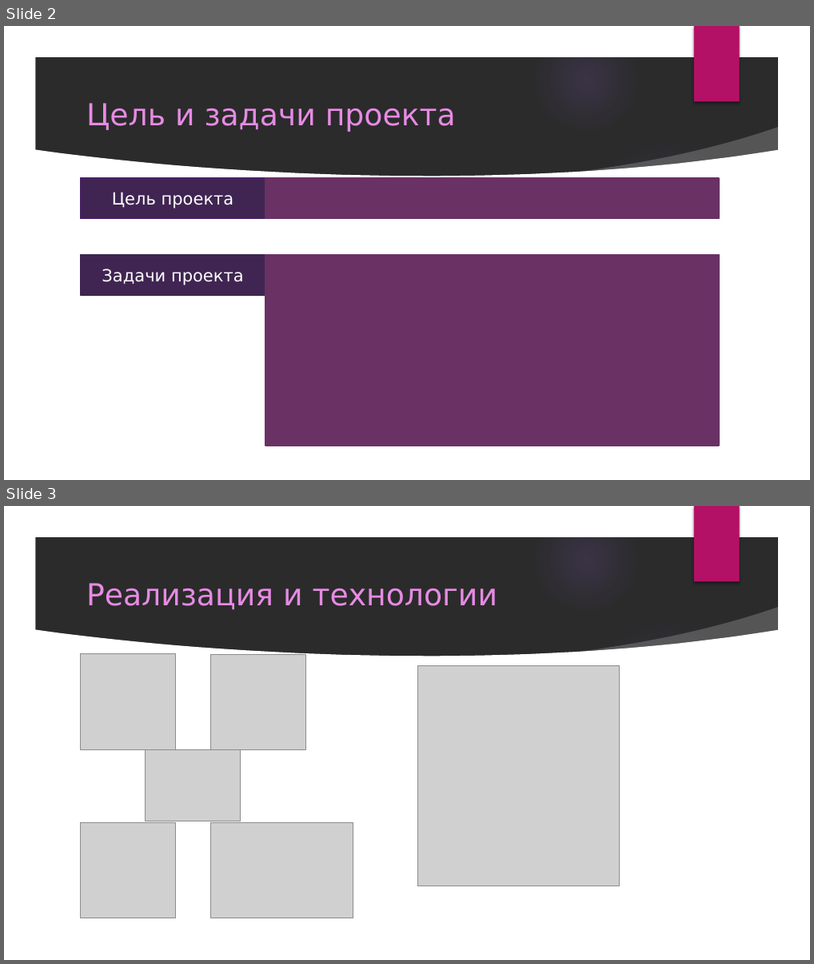
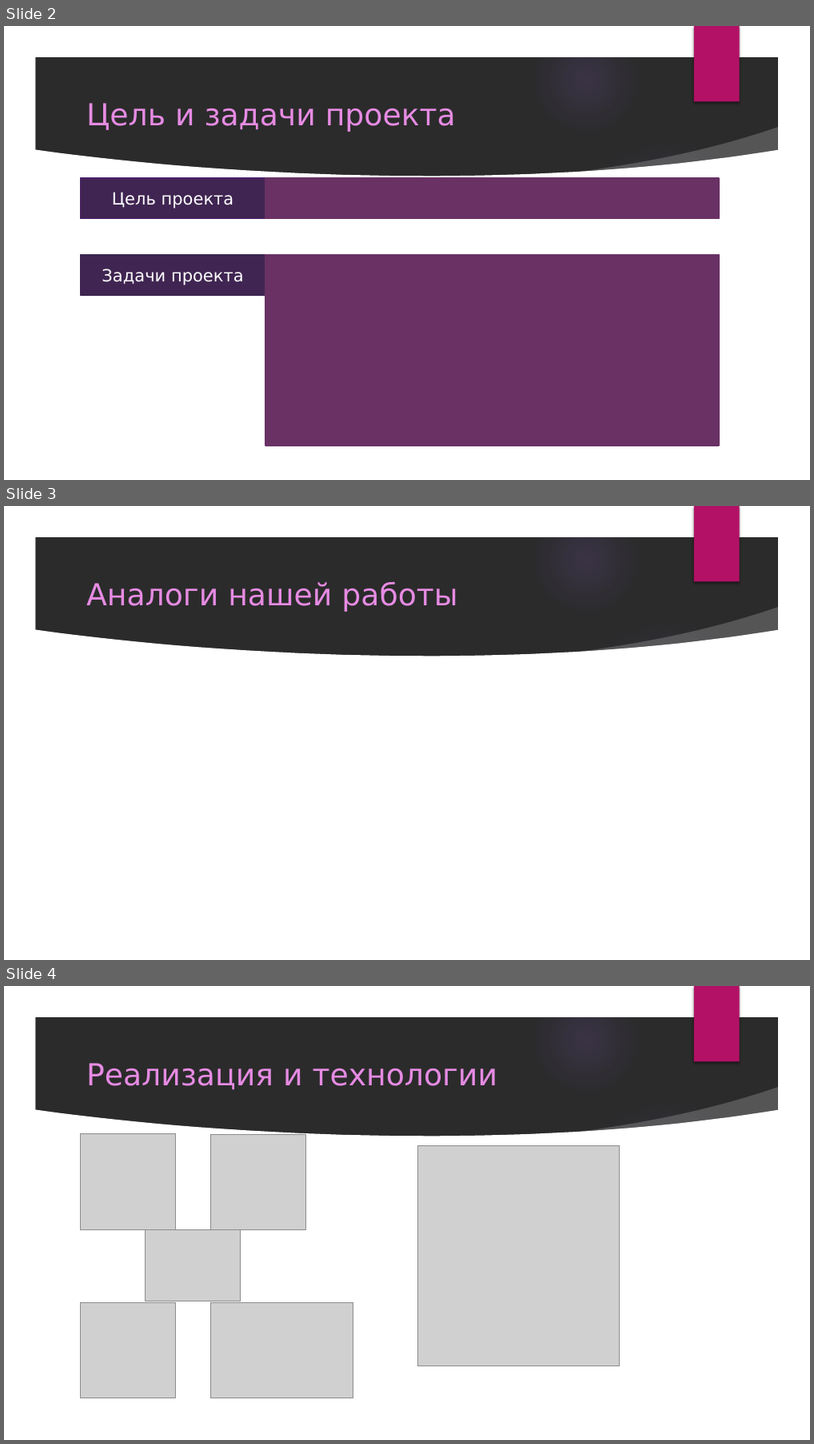
Before and after one commit to PenzaStreetGames/TriggerTrap, a slide deck: Проект по Samsung.pptx. Shown one above the other, each under a label of ours: slides 2 and 3 before the commit, slides 2, 3 and 4 after it. The pictures are 814x964 and 814x1444 pixels, drawn with LibreOffice and Linux fonts; fonts in the diff are those of the drawing; grey boxes stand for pictures; background and template pictures are left out; a plain dark background stands for a picture behind light text. Boxes give left, top, right and bottom in pixels: in the first picture for what was removed or moved away, otherwise in the second. Text is boxed around its words. In the diff, an @@ line names an element or a change of style, - is before the commit and + after.

```diff
--- a/Проект по Samsung.pptx
+++ b/Проект по Samsung.pptx
@@ slide 3 added at (x1=4, y1=506, x2=810, y2=960), background picture (left out); not listed: 9 template elements that a slide beside it also shows @@
@@ title added at (x1=86, y1=582, x2=458, y2=612), 36 pt, text #E68BE3 @@
+Аналоги нашей работы
@@ what was slide 3 is now slide 4 @@
```
Also in this commit, not shown: 1 slide changed, 1 other file.
